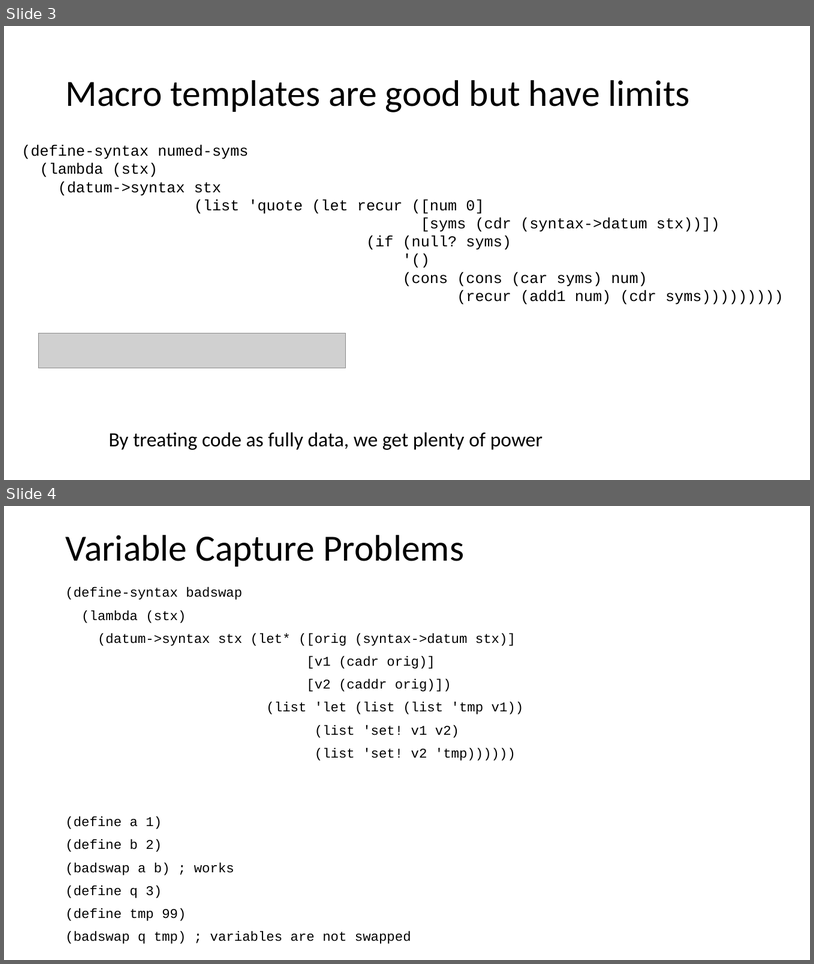
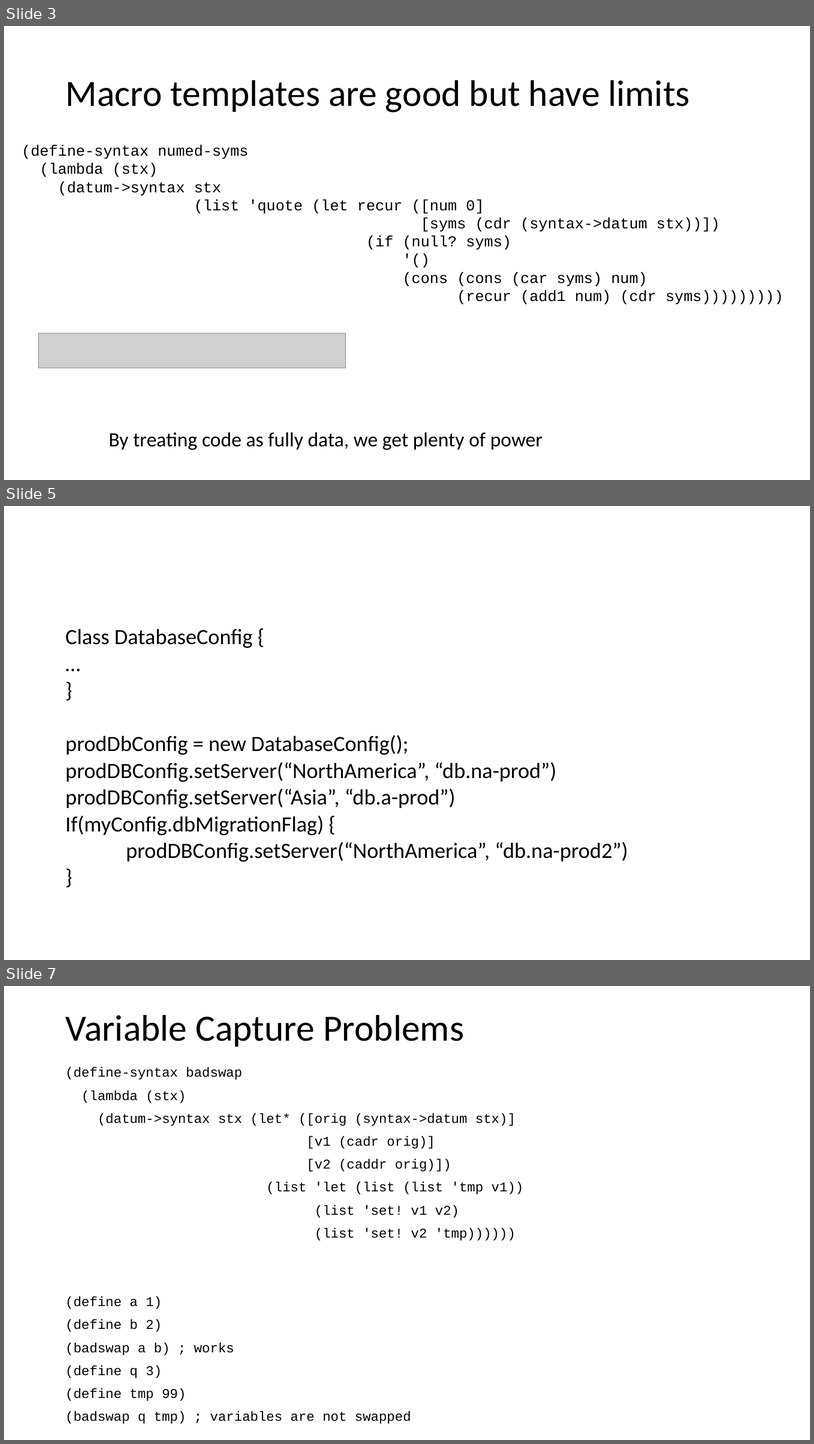
Before and after one commit to RHIT-CSSE/csse304, a slide deck: ClassMaterials/Macros3/Macros 2.pptx. Shown one above the other, each under a label of ours: slides 3 and 4 before the commit, slides 3, 5 and 7 after it; the slides between them are not shown. The pictures are 814x964 and 814x1444 pixels, drawn with LibreOffice and Linux fonts; fonts in the diff are those of the drawing; grey boxes stand for pictures. Boxes give left, top, right and bottom in pixels: in the first picture for what was removed or moved away, otherwise in the second. Text is boxed around its words. In the diff, an @@ line names an element or a change of style, - is before the commit and + after.

```diff
--- a/ClassMaterials/Macros3/Macros 2.pptx
+++ b/ClassMaterials/Macros3/Macros 2.pptx
@@ slide 5 added at [4,506,810,960], background #FFFFFF @@
@@ text added at [65,628,628,862], 25.9 pt, text #000000 @@
+Class DatabaseConfig {
+…
+}
+prodDbConfig = new DatabaseConfig();
+prodDBConfig.setServer(“NorthAmerica”, “db.na-prod”)
+prodDBConfig.setServer(“Asia”, “db.a-prod”)
+If(myConfig.dbMigrationFlag) {
+prodDBConfig.setServer(“NorthAmerica”, “db.na-prod2”)
+}
@@ what was slide 4 is now slide 7 @@
```
Also in this commit, not shown: 1 slide changed, 2 other slides added, 15 other files.
